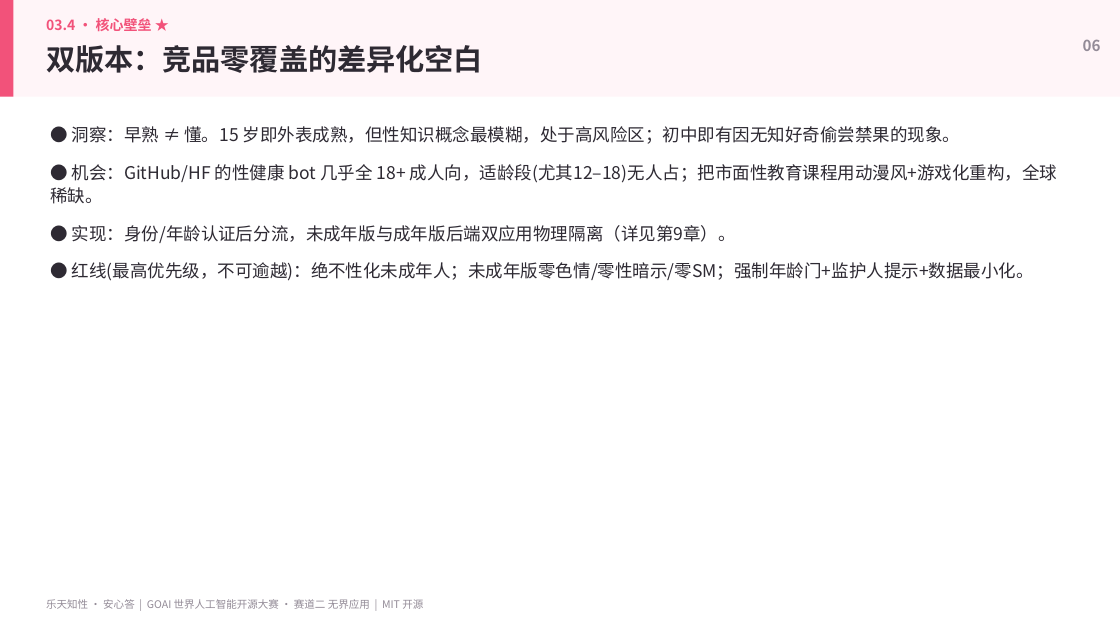
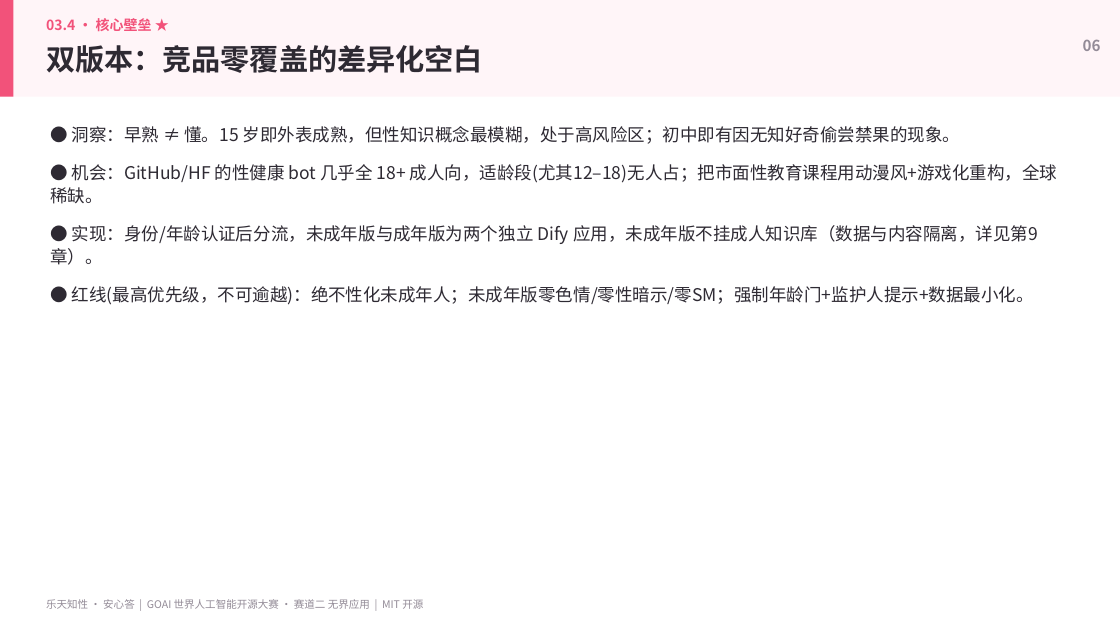
Before and after one commit to mlx969/-Finn, a slide deck: slide 6 of presentation.pptx. Drawn at 1120x630 pixels with LibreOffice and Linux fonts; fonts in the diff are those of the drawing. Boxes give left, top, right and bottom in pixels: in the first picture for what was removed or moved away, otherwise in the second. Text is boxed around its words. In the diff, an @@ line names an element or a change of style, - is before the commit and + after.

```diff
--- a/presentation.pptx
+++ b/presentation.pptx
@@ text at bbox=[50, 225, 1038, 265]: text changed @@
-● 实现：身份/年龄认证后分流，未成年版与成年版后端双应用物理隔离（详见第9章）。
+● 实现：身份/年龄认证后分流，未成年版与成年版为两个独立 Dify 应用，未成年版不挂成人知识库（数据与内容隔离，详见第9章）。
```
Also in this commit, not shown: 12 other slides changed, 24 other files.
